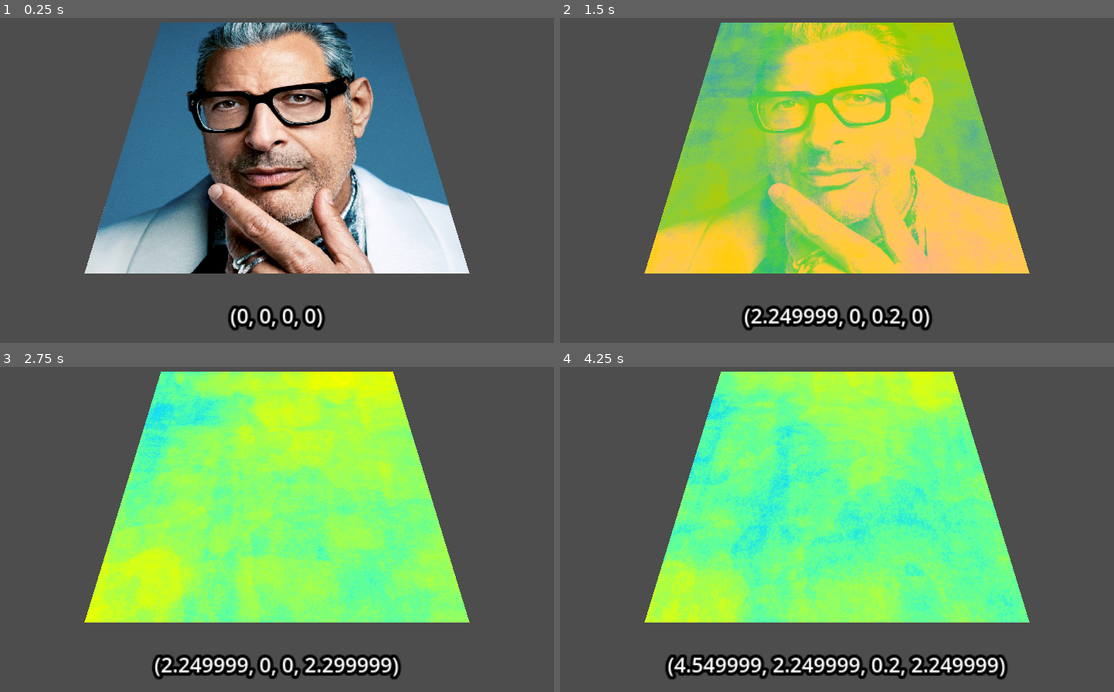
Above: before the commit, frames 1-4 (two rows, left to right).
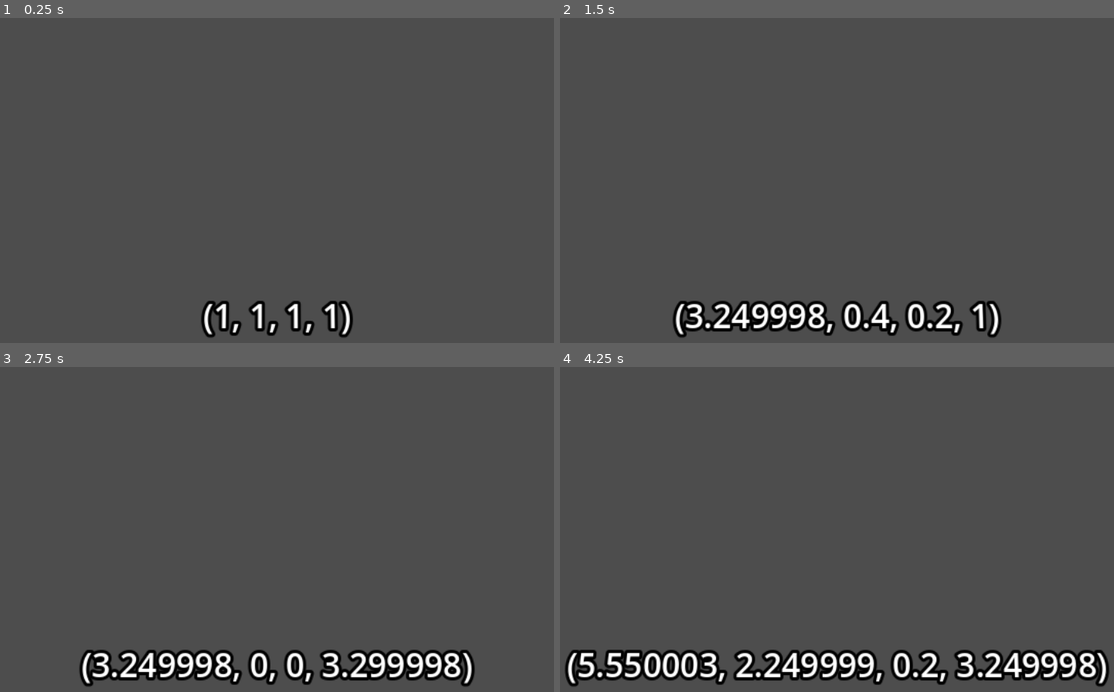
Above: after the commit, the same moments.

Repository: orangeoceans/infinite-square-well
Game: Godot game, scene res://assets/scenes/square_3D.tscn
The game is run twice, just before and just after one commit, with the same random seed, the same clock (stepped at 60 frames per second) and the same inputs.
Inputs:
- Up to frame 1 (0.25 s): no input
- Up to frame 2 (1.5 s): tap Enter at 0.5 s; hold D 0.53-1.28 s; hold Q 0.53-1.28 s; tap E at 0.8, 1.35 s; hold S from 1.28 s (still down)
- Up to frame 3 (2.75 s): tap R at 1.55 s; release S at 2.03 s; hold D from 2.03 s (still down); hold R from 2.03 s (still down); tap F at 2.3 s
- Up to frame 4 (4.25 s): release D at 2.78 s; release R at 2.78 s; hold W 2.78-3.53 s; tap F at 2.85 s; tap Q at 3.05 s; hold A from 3.53 s (still down); hold Q from 3.53 s (still down); tap E at 3.8 s

The runs differ from the first frame. In frame 1, 44% of the frame differs, in the area x 15-85%, y 1-99%; in frame 2, 47%; in frame 3, 48%; in frame 4, 50%, in the area x 0-100%, y 1-99%.

Commit message:
Extract keypoint info from shader

Diff:
--- a/assets/scenes/grid_controller.tscn
+++ b/assets/scenes/grid_controller.tscn
@@ -1,8 +1,7 @@
-[gd_scene load_steps=15 format=3 uid="uid://b7ebwhtj6vv4b"]
+[gd_scene load_steps=14 format=3 uid="uid://b7ebwhtj6vv4b"]
 
 [ext_resource type="Shader" path="res://assets/shaders/pixel_shader.gdshader" id="1_gna3i"]
 [ext_resource type="Texture2D" uid="uid://clnaaw6mdndg6" path="res://assets/sprites/gradient.png" id="2_3sckf"]
-[ext_resource type="Texture2D" uid="uid://ceb0bgmcfitla" path="res://assets/sprites/jeff.png" id="2_erd2o"]
 [ext_resource type="Texture2D" uid="uid://c8kite4ohj6ij" path="res://assets/sprites/w_clouds.png" id="3_0ovnu"]
 [ext_resource type="Texture2D" uid="uid://bnbe6k71nf8bi" path="res://assets/sprites/grid.png" id="3_jsfo5"]
 [ext_resource type="Texture2D" uid="uid://do5naernrfrbc" path="res://assets/sprites/x_clouds.png" id="4_ct6wk"]
@@ -27,14 +26,14 @@
 [sub_resource type="ShaderMaterial" id="ShaderMaterial_3qyy5"]
 shader = ExtResource("1_gna3i")
 shader_parameter/pos = Vector4(0, 0, 0, 0)
-shader_parameter/jeff_pos = Vector4(0, 0, 0, 0)
+shader_parameter/point_line_dists = null
 shader_parameter/max_pos = 100.0
 shader_parameter/w_clouds = ExtResource("3_0ovnu")
 shader_parameter/x_clouds = ExtResource("4_ct6wk")
 shader_parameter/y_clouds = ExtResource("5_0x1rx")
 shader_parameter/z_clouds = ExtResource("6_f78ar")
 shader_parameter/cloud_gradient = ExtResource("2_3sckf")
-shader_parameter/jeff_texture = ExtResource("2_erd2o")
+shader_parameter/key_textures = null
 
 [node name="GridController" type="Node2D"]
 
--- a/assets/scenes/square_3D.tscn
+++ b/assets/scenes/square_3D.tscn
@@ -25,14 +25,14 @@
 [sub_resource type="ShaderMaterial" id="ShaderMaterial_la70n"]
 shader = ExtResource("1_btqfs")
 shader_parameter/pos = Vector4(0, 0, 0, 0)
-shader_parameter/jeff_pos = Vector4(0, 0, 0, 0)
+shader_parameter/point_line_dists = null
 shader_parameter/max_pos = 100.0
 shader_parameter/w_clouds = ExtResource("4_4ixyg")
 shader_parameter/x_clouds = ExtResource("5_cxrtp")
 shader_parameter/y_clouds = ExtResource("6_m10lw")
 shader_parameter/z_clouds = ExtResource("7_q6kx6")
 shader_parameter/cloud_gradient = ExtResource("2_p60up")
-shader_parameter/jeff_texture = ExtResource("3_efu71")
+shader_parameter/key_textures = Array[Texture2D]([ExtResource("3_efu71")])
 
 [node name="square_3D" type="Node3D"]
 
@@ -52,7 +52,6 @@
 [node name="Position 3D" type="Label3D" parent="."]
 transform = Transform3D(1, 0, 0, 0, 0.344741, 0.938698, 0, -0.938698, 0.344741, 0, 0, 1.18644)
 text = "(0, 0, 0, 0)"
-font_size = 20
 
 [node name="Camera3D" type="Camera3D" parent="."]
 transform = Transform3D(1, 0, 0, 0, 0.388191, 0.921579, 0, -0.921579, 0.388191, 0, 1.27296, 1.00225)
--- a/assets/scripts/Square.gd
+++ b/assets/scripts/Square.gd
@@ -7,10 +7,22 @@
 
 @export var pos_label: Label3D
 
+var keypoint_pos = {
+	"jeff": Vector4(1., 1., 1., 1.)
+}
+
+var keypoint_vec = {
+	"jeff": [
+		Vector4(1., 0., 0., 0.),
+		Vector4(0., 1., 0., 0.),
+		Vector4(0., 0., 1., 1.).normalized(),
+	]
+}
+
 func _ready():
 	# Make sure the node has a material and that it's a ShaderMaterial
 	assert(self.material is ShaderMaterial)
-	pos = Vector4(0, 0, 0, 0)
+	pos = Vector4(1., 1., 1., 1.)
 	pos_label.text = str(pos)
 	self.material.set_shader_parameter("pos", pos)
 	self.material.set_shader_parameter("max_pos", max_pos)
@@ -36,7 +48,24 @@
 	elif Input.is_key_pressed(KEY_F):
 		modify_pos(3, -speed)
 
+func point_line_distance(point: Vector4, line_p: Vector4, line_v: Vector4) -> float:
+	# Project point onto line, then calculate distance
+	var v: Vector4 = point - line_p
+	var closest_p: Vector4 = line_p + line_v * v.dot(line_v)
+	return clamp(closest_p.distance_to(point), 0.0, 1.0)
+
 func modify_pos(index: int, amount: float):
 	pos[index] = clamp(pos[index] + amount, 0.0, max_pos)
+
+	var point_line_dists = []
+	for key in keypoint_pos:
+		point_line_dists.append(
+			Vector3(
+				point_line_distance(pos, keypoint_pos[key], keypoint_vec[key][0]),
+				point_line_distance(pos, keypoint_pos[key], keypoint_vec[key][1]),
+				point_line_distance(pos, keypoint_pos[key], keypoint_vec[key][2]),
+			)
+		)
+	self.material.set_shader_parameter("point_line_dists", point_line_dists)
+	self.material.set_shader_parameter("pos", pos)
 	pos_label.text = str(pos)
-	self.material.set_shader_parameter("pos", pos)
--- a/assets/shaders/pixel_shader.gdshader
+++ b/assets/shaders/pixel_shader.gdshader
@@ -8,13 +8,9 @@
 uniform sampler2D z_clouds;
 uniform sampler2D cloud_gradient;
 
-uniform sampler2D jeff_texture;
-uniform vec4 jeff_pos = vec4(1.0, 1.0, 1.0, 1.0);
-const vec4 jeff_vecs[] = {
-	vec4(1, 0, 0, 0),
-	vec4(0, 1, 0, 0),
-	vec4(0, 0, 0.7071, 0.7071)
-};
+const int num_keypoints = 1;
+uniform sampler2D[num_keypoints] key_textures;
+uniform vec3[num_keypoints] point_line_dists;
 
 uniform float max_pos = 100;
 
@@ -42,12 +38,21 @@
 }
 
 void fragment() {
-	//vec4 pos = vec4(sin(TIME)+1., sin(TIME*0.5)+1., sin(TIME*0.8)+1., sin(TIME*1.2)+1.);
-	vec4 jeff_sample = texture(jeff_texture, UV);
-	vec3 jeff_dists = vec3(point_line_distance(pos, jeff_pos, jeff_vecs[0]), point_line_distance(pos, jeff_pos, jeff_vecs[1]), point_line_distance(pos, jeff_pos, jeff_vecs[2]));
-	float r = clamp(jeff_sample[0] - jeff_dists[0], 0.0, 1.0);
-	float g = clamp(jeff_sample[1] - jeff_dists[1], 0.0, 1.0);
-	float b = clamp(jeff_sample[2] - jeff_dists[2], 0.0, 1.0);
+	float r, g, b;
+	vec3 nearest_dist = vec3(99999., 99999., 99999.);
+	for (int i = 0; i < num_keypoints; i++) {
+		vec3 point_line_dist = point_line_dists[i];
+		vec4 key_sample = texture(key_textures[i], UV);
+		r = clamp(key_sample[0] - point_line_dist[0], 0.0, 1.0);
+		g = clamp(key_sample[1] - point_line_dist[1], 0.0, 1.0);
+		b = clamp(key_sample[2] - point_line_dist[2], 0.0, 1.0);
+		if (point_line_dist[0] < nearest_dist[0])
+			nearest_dist[0] = point_line_dist[0];
+		if (point_line_dist[1] < nearest_dist[1])
+			nearest_dist[1] = point_line_dist[1];
+		if (point_line_dist[2] < nearest_dist[2])
+			nearest_dist[2] = point_line_dist[2];
+	}
 
 	float w_clouds_sample = texture(w_clouds, calc_cloud_uv(vec2(pos[0],pos[1]), stretch_uv(1.-UV, pos[0]+pos[3], 0.2, true)))[0]/4.;
 	float x_clouds_sample = texture(x_clouds, calc_cloud_uv(vec2(pos[0],pos[1]), stretch_uv(UV, pos[1]+pos[2], 0.2, false)))[0]/4.;
@@ -58,7 +63,7 @@
 
 	// COLOR = clouds_rgb;
 	COLOR = vec4(
-		r + clamp(clouds_rgb[0]*(0.5*jeff_dists[0] + 0.3*jeff_dists[1] + 0.3*jeff_dists[2]), 0.0, 1.0),
-		g + clamp(clouds_rgb[1]*(0.3*jeff_dists[0] + 0.5*jeff_dists[1] + 0.3*jeff_dists[2]), 0.0, 1.0),
-		b + clamp(clouds_rgb[2]*(0.3*jeff_dists[0] + 0.3*jeff_dists[1] + 0.5*jeff_dists[2]), 0.0, 1.0), 1.0);
+		r + clamp(clouds_rgb[0]*(0.6*nearest_dist[0] + 0.2*nearest_dist[1] + 0.2*nearest_dist[2]), 0.0, 1.0),
+		g + clamp(clouds_rgb[1]*(0.2*nearest_dist[0] + 0.6*nearest_dist[1] + 0.2*nearest_dist[2]), 0.0, 1.0),
+		b + clamp(clouds_rgb[2]*(0.2*nearest_dist[0] + 0.2*nearest_dist[1] + 0.6*nearest_dist[2]), 0.0, 1.0), 1.0);
 }
